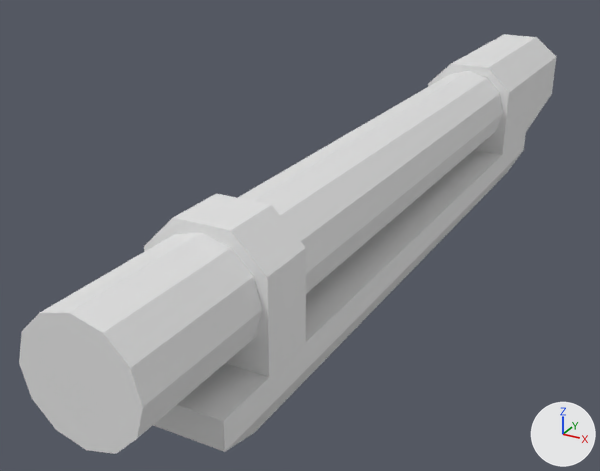
A saved change to the Blender file weapons/minigun.blend.
One viewpoint serves both versions: a 50 mm camera at (0.89, -2.9, 1.0) aimed at (-0.22, -0.89, 0.0). The lights are fixed; the arrows at lower right show +X, +Y and +Z. Objects named as collision shapes, trigger or cutter boxes, shadow casters or lower levels of detail are left out.

Before the edit, the objects in view are built like this:
```python
me_cube_001 = bpy.data.meshes.new('Cube.001')
me_cube_001.from_pydata(...)  # 12 vertices, 10 faces; spans x -0.15..0.15, y -0.8..1.32, z -0.3..-0.15
me_cylinder = bpy.data.meshes.new('Cylinder')
me_cylinder.from_pydata(...)  # 44 vertices, 36 faces; spans x -0.15..0.15, y -0.15..0.3, z -0.8..1.71
me_cylinder_001 = bpy.data.meshes.new('Cylinder.001')
me_cylinder_001.from_pydata(...)  # 192 vertices, 102 faces; spans x -0.12..0.12, y -0.13..0.13, z -1.0..1.0
me_cylinder_002 = bpy.data.meshes.new('Cylinder.002')
me_cylinder_002.from_pydata(...)  # a 12-sided cylinder along z spanning x -0.14..0.14, y -0.14..0.14, z -1.0..1.0
ob_minigun_barrels = bpy.data.objects.new('minigun_barrels', me_cylinder_001)
ob_minigun_barrels.location = (0.0, -1.05, 0.221)
ob_minigun_barrels.rotation_euler = (-1.571, 0.0, 0.0)  # degrees (-90, 0, 0)
ob_minigun_body = bpy.data.objects.new('minigun_body', me_cylinder)
ob_minigun_body.location = (0.0, -1.05, 0.221)
ob_minigun_body.rotation_euler = (-1.571, 0.0, 0.0)  # degrees (-90, 0, 0)
ob_minigun_convcolonly1 = bpy.data.objects.new('minigun_convcolonly1', me_cube_001)
ob_minigun_convcolonly1.location = (0.0, -1.05, 0.221)
ob_minigun_convcolonly2 = bpy.data.objects.new('minigun_convcolonly2', me_cylinder_002)
ob_minigun_convcolonly2.location = (0.0, -1.05, 0.221)
ob_minigun_convcolonly2.rotation_euler = (-1.571, 0.0, 0.0)  # degrees (-90, 0, 0)
```
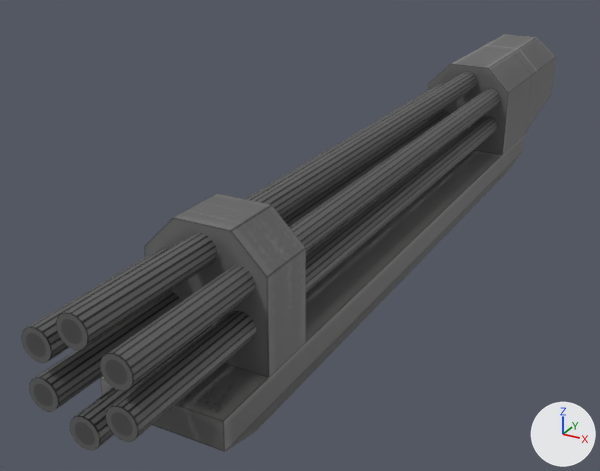
The newer file is also turned or shifted as a whole; pictures and numbers use the older file's frame.

Location of each change, (x1, y1, x2, y2) in pixels of the pictures (600 x 471 px):
```json
{"object": "minigun_convcolonly2", "change": "hidden", "before": [19, 71, 503, 454]}
{"object": "minigun_barrels", "change": "recoloured", "before": [21, 71, 500, 450], "after": [21, 71, 500, 450]}
{"object": "minigun_body", "change": "recoloured, surface changed", "before": [100, 34, 556, 452], "after": [100, 34, 556, 452]}
{"object": "minigun_convcolonly1", "change": "hidden", "before": [177, 133, 526, 452]}
{"part": 1, "of": "me_cylinder", "change": "surface changed", "before": [451, 34, 556, 93], "after": [451, 34, 556, 93], "on screen": "white to grey"}
```

Scene script edits in JSON lines:
```json
{"op": "add", "block": "img_minigun_png", "code": ["img_minigun_png = load_image('minigun.png', 'minigun.png', 1024, 1024, 'sRGB')"]}
{"op": "add", "block": "mat_material", "code": ["mat_material = principled_material('Material')", "mat_material.texture = img_minigun_png"]}
{"block": "me_cylinder", "where": "me_cylinder.from_pydata(...)  # 44 vertices, 36 faces; spans x -0.15..0.15, y -0.15..0.3, z -0.8..1.71"}
{"block": "me_cylinder", "where": "# used by ob_minigun_body; location = (0.0, -1.05, 0.221); rotation_euler = (-1.571, 0.0, 0.0), in degrees (-90, 0, 0)"}
{"block": "me_cylinder", "change": "me_cylinder part 1: texture (UV) coordinates of 7 of 36 faces, centred in x -0.11..0.11, y -0.15..-0.11, z 1.16..1.69, changed; they spanned u 0.43..0.59, v 0.51..0.82 and now span u 0.44..0.57, v 0.51..0.82"}
{"op": "add", "block": "me_cylinder", "code": "me_cylinder.materials.append(mat_material)  # picture img_minigun_png"}
{"block": "me_cylinder_001", "where": "me_cylinder_001.from_pydata(...)  # 192 vertices, 102 faces; spans x -0.12..0.12, y -0.13..0.13, z -1.0..1.0"}
{"op": "add", "block": "me_cylinder_001", "code": "me_cylinder_001.materials.append(mat_material)  # picture img_minigun_png"}
{"op": "add", "block": "ob_minigun_convcolonly1", "code": "ob_minigun_convcolonly1.hide_set(True)"}
{"op": "add", "block": "ob_minigun_convcolonly2", "code": "ob_minigun_convcolonly2.hide_set(True)"}
```
